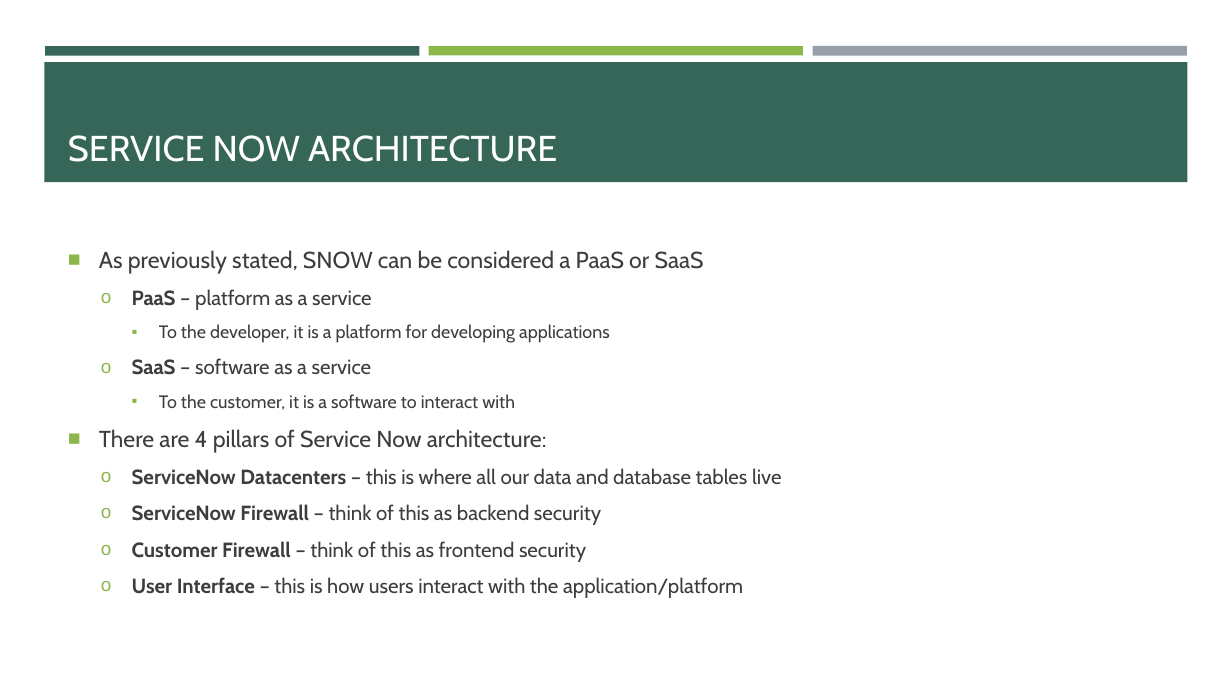
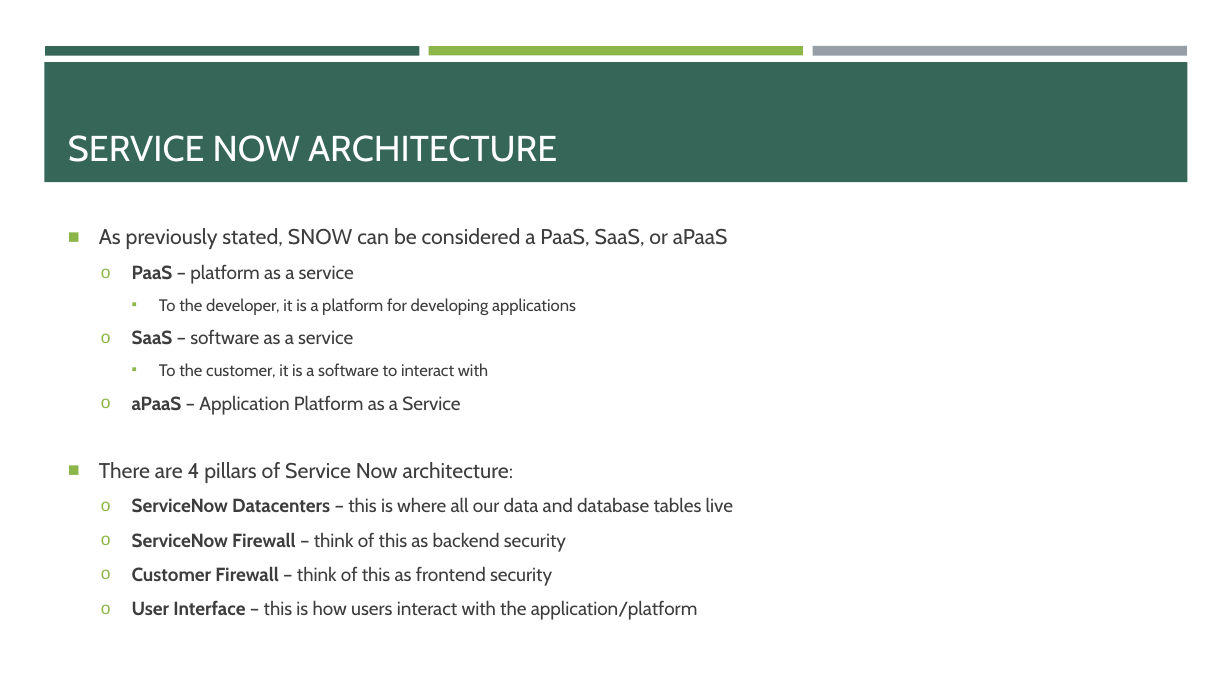
Before and after one commit to e-m-wilson/SNOW, a slide deck: slide 28 of Week_3/ITIL-ITSM-SNOW-INTRO.pptx. Drawn at 1232x693 pixels with LibreOffice and Linux fonts; fonts in the diff are those of the drawing. Boxes give left, top, right and bottom in pixels: in the first picture for what was removed or moved away, otherwise in the second. Text is boxed around its words. In the diff, an @@ line names an element or a change of style, - is before the commit and + after.

```diff
--- a/Week_3/ITIL-ITSM-SNOW-INTRO.pptx
+++ b/Week_3/ITIL-ITSM-SNOW-INTRO.pptx
@@ text at [99,228,728,249]: text changed; size 18 to 16.6 pt @@
-■ As previously stated, SNOW can be considered a PaaS or SaaS
+■ As previously stated, SNOW can be considered a PaaS, SaaS, or aPaaS
@@ text at [99,264,733,620]: size 16 to 14.8 pt in "PaaS – platform as a service", "SaaS – software as a service", "ServiceNow Datacenters – this is where all ...", "ServiceNow Firewall – think of this as ..." and 2 more places; size 14 to 12.9 pt in "To the developer, it is a platform ...", "To the customer, it is a software ..."; size 18 to 16.6 pt in "There are 4 pillars of Service Now ..." @@
@@ text at [132,395,460,415]: paragraph added @@
+  o aPaaS – Application Platform as a Service
```
Also in this commit, not shown: 1 other slide changed, 2 other files.
